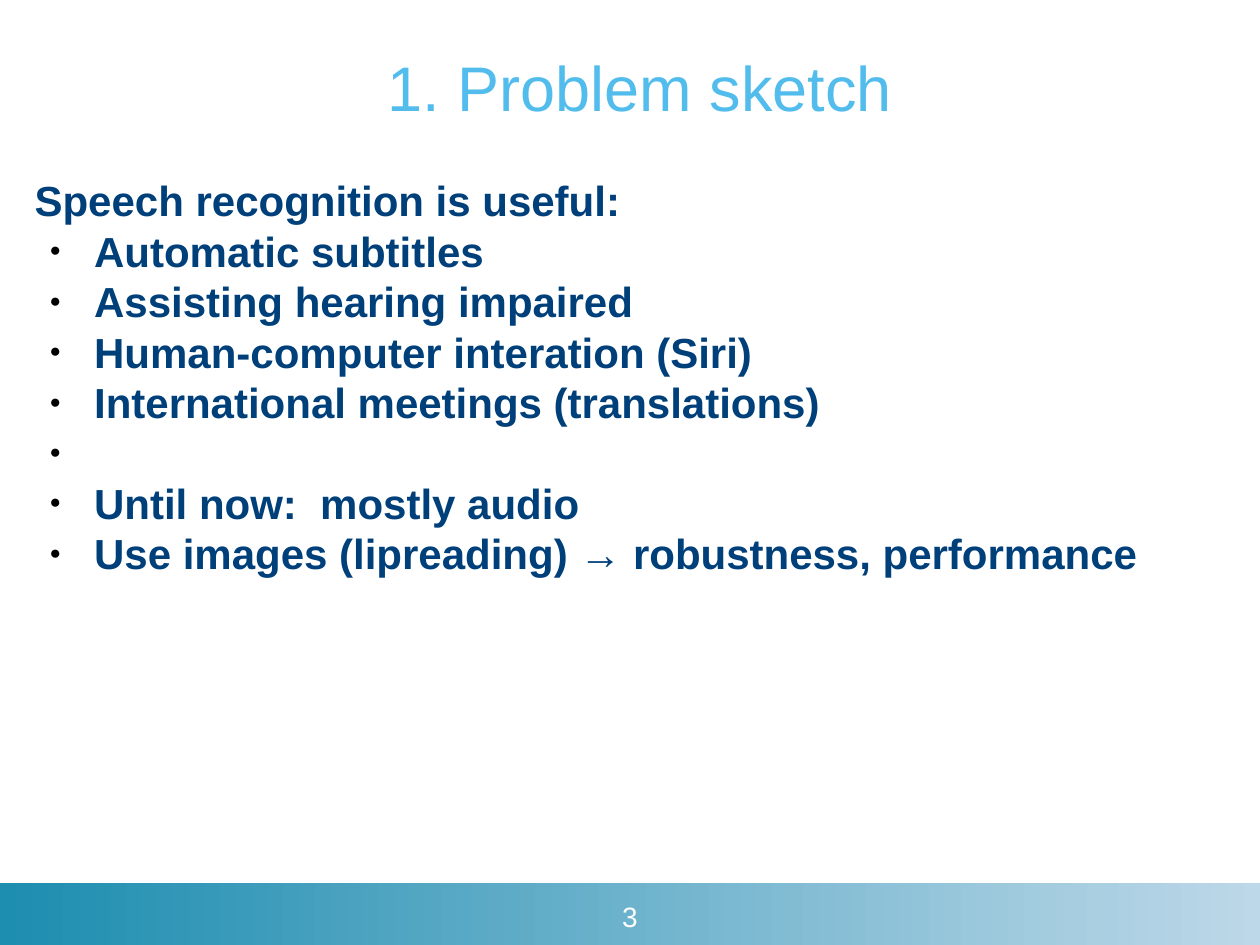
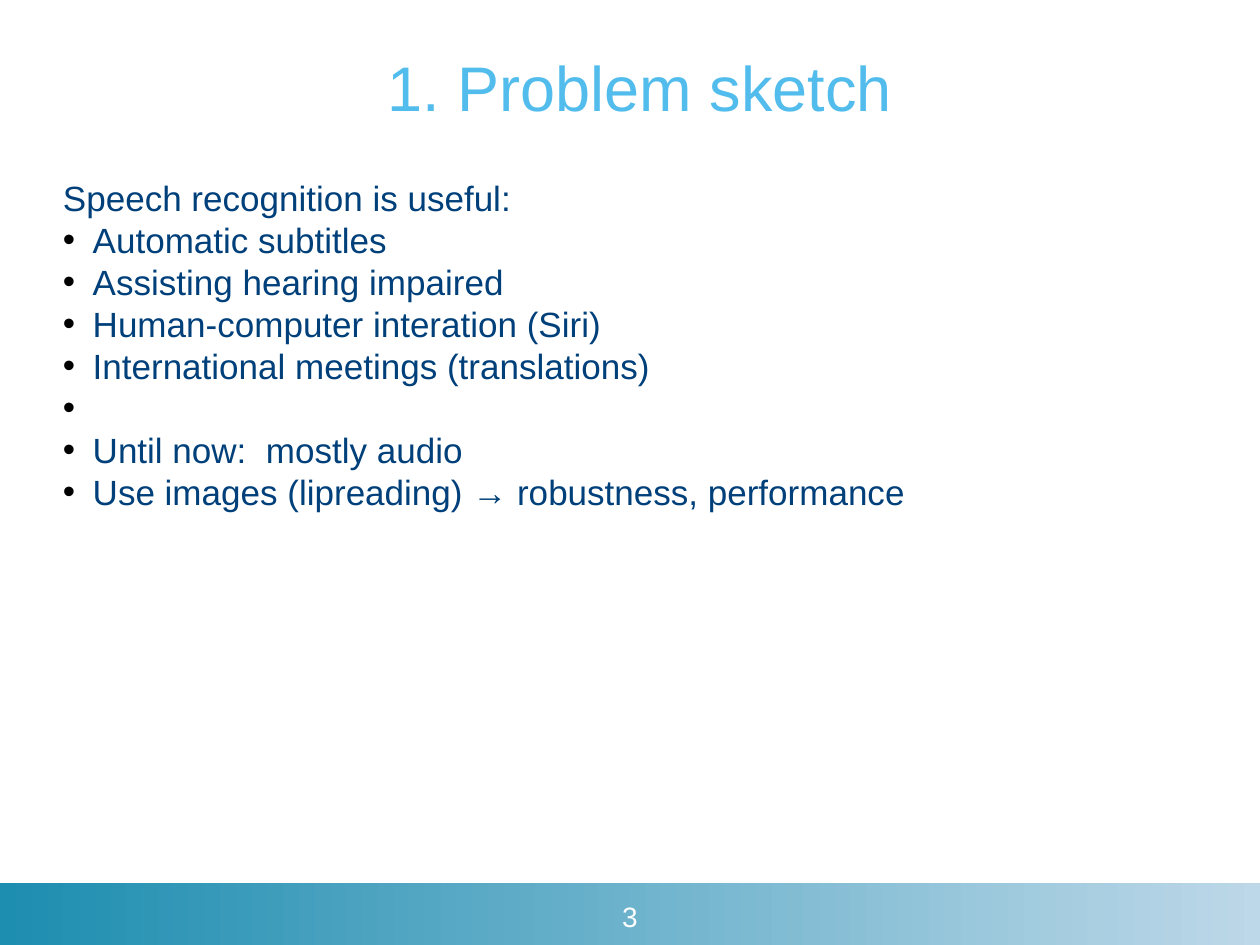
Before and after one commit to matthijsvk/convNets, a slide deck: slide 3 of report/tussentijdse/convNetsSR21dec2017.pptx. Drawn at 1260x945 pixels with LibreOffice and Linux fonts; fonts in the diff are those of the drawing; background and template pictures are left out. Boxes give left, top, right and bottom in pixels: in the first picture for what was removed or moved away, otherwise in the second. Text is boxed around its words. In the diff, an @@ line names an element or a change of style, - is before the commit and + after.

```diff
--- a/report/tussentijdse/convNetsSR21dec2017.pptx
+++ b/report/tussentijdse/convNetsSR21dec2017.pptx
@@ text "Speech recognition is useful:": place and size @@
-text "Speech recognition is useful:" at bbox=[35, 185, 1137, 578]
+text "Speech recognition is useful:" at bbox=[63, 185, 905, 512]
@@ text "Speech recognition is useful:" at bbox=[63, 185, 905, 512]: size 24 to 20 pt, bold off; bullet ● to • @@
```
Also in this commit, not shown: 4 other slides changed, 45 other files.
